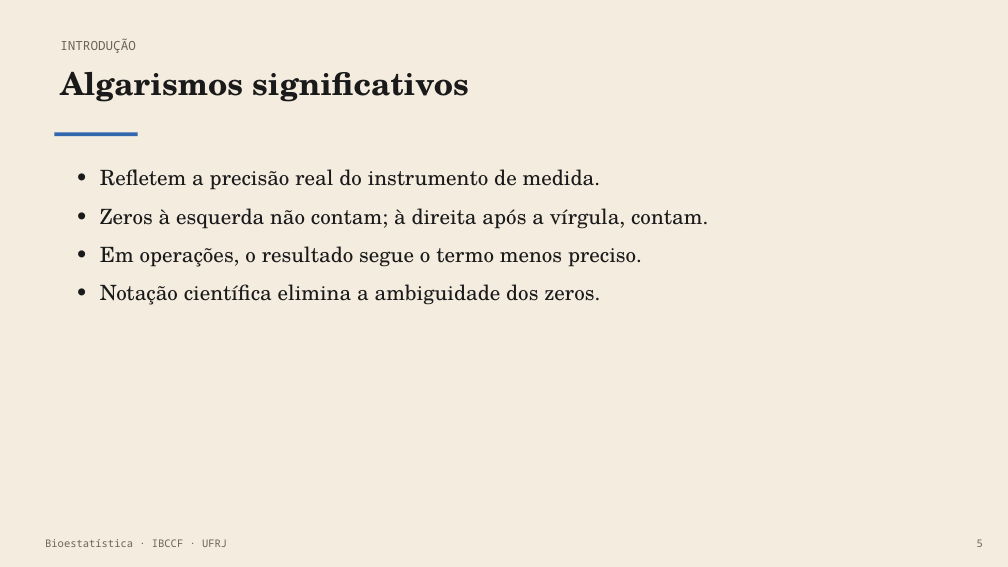
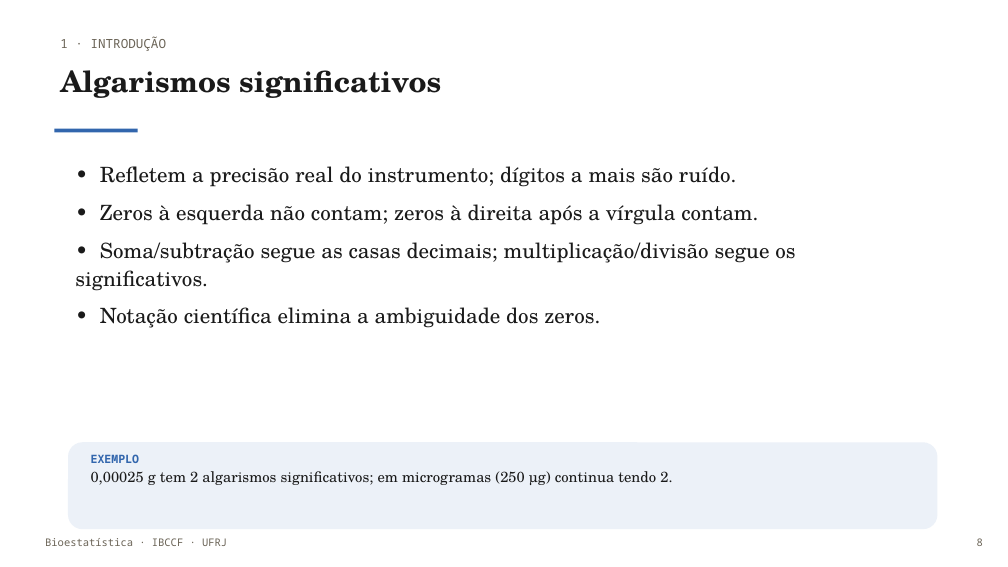
Before and after one commit to monteirotorres/biostat, a slide deck: slide 9 of bioestatistica_slides.pptx (slide 6 before the commit). Drawn at 1008x567 pixels with LibreOffice and Linux fonts; fonts in the diff are those of the drawing; background and template pictures are left out. Boxes give left, top, right and bottom in pixels: in the first picture for what was removed or moved away, otherwise in the second. Text is boxed around its words. In the diff, an @@ line names an element or a change of style, - is before the commit and + after.

```diff
--- a/bioestatistica_slides.pptx
+++ b/bioestatistica_slides.pptx
@@ rectangle removed at [0, 0, 1008, 567] @@
@@ text "Algarismos significativos" at [60, 70, 441, 98]: size 30 to 28 pt @@
@@ text at [60, 36, 167, 51]: text changed @@
-INTRODUÇÃO
+1 · INTRODUÇÃO
@@ rectangle: place and size @@
-rectangle at [54, 132, 138, 136]
+rectangle at [54, 129, 138, 132]
@@ text at [75, 166, 795, 291]: text changed @@
-• Refletem a precisão real do instrumento de medida.
-• Zeros à esquerda não contam; à direita após a vírgula, contam.
-• Em operações, o resultado segue o termo menos preciso.
+• Refletem a precisão real do instrumento; dígitos a mais são ruído.
+• Zeros à esquerda não contam; zeros à direita após a vírgula contam.
+• Soma/subtração segue as casas decimais; multiplicação/divisão segue os significativos.
@@ text at [100, 307, 600, 328]: line spacing 1.1 to 1.12; less space between paragraphs @@
@@ rounded rectangle added at [68, 442, 938, 529], fill #ECF1F8 @@
@@ text added at [91, 454, 672, 485], 14 pt, text #1A1A1A @@
+EXEMPLO
+0,00025 g tem 2 algarismos significativos; em microgramas (250 µg) continua tendo 2.
@@ text at [977, 538, 983, 546]: text changed @@
-5
+8
```
Also in this commit, not shown: 32 other slides changed, 63 slides added, 8 slides removed, 45 other files.
